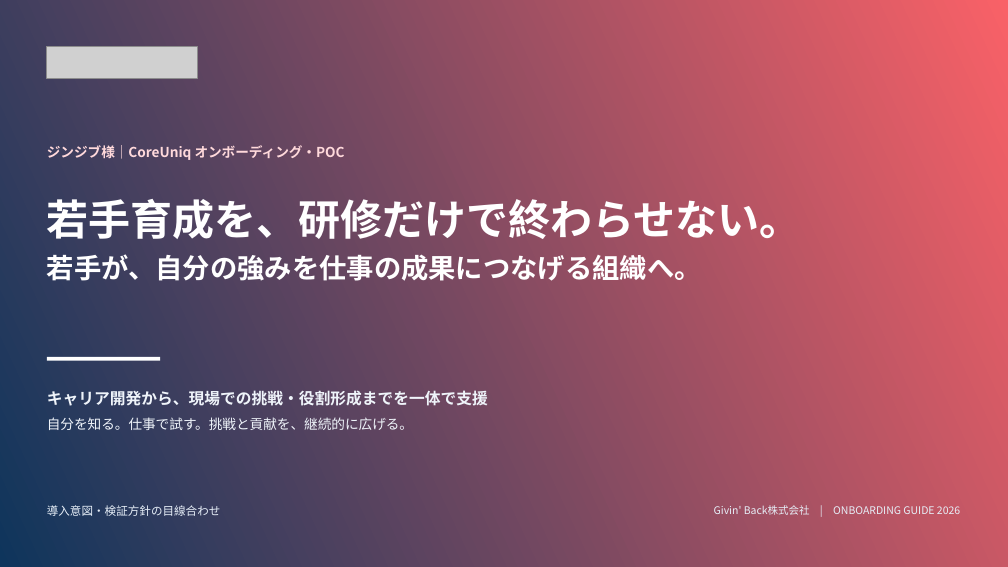
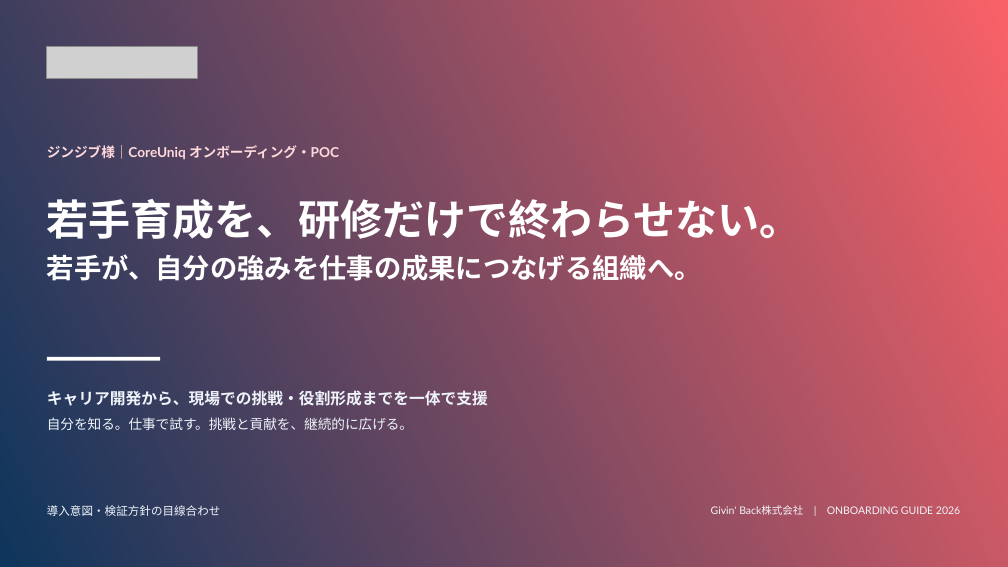
Before and after one commit to ytanaka1988/free, a slide deck: slide 1 of givinback_deck/ジンジブ様_CoreUniqオンボーディング・POC資料_GivinBackフォーマット.pptx. Drawn at 1008x567 pixels with LibreOffice and Linux fonts; fonts in the diff are those of the drawing; grey boxes stand for pictures. Boxes give left, top, right and bottom in pixels: in the first picture for what was removed or moved away, otherwise in the second. Text is boxed around its words. In the diff, an @@ line names an element or a change of style, - is before the commit and + after.

```diff
--- a/givinback_deck/ジンジブ様_CoreUniqオンボーディング・POC資料_GivinBackフォーマット.pptx
+++ b/givinback_deck/ジンジブ様_CoreUniqオンボーディング・POC資料_GivinBackフォーマット.pptx
@@ text "ジンジブ様｜CoreUniq オンボーディング・POC" at bbox=[47, 145, 339, 160]: font Noto Sans CJK JP to Lato @@
@@ text "Givin' Back株式会社 | ONBOARDING GUIDE ..." at bbox=[711, 505, 960, 515]: font Noto Sans CJK JP to Lato, text colour #E6EEF7 to #EFF4FA @@
```
Also in this commit, not shown: 10 other slides changed, 1 slide removed, 3 other files.
